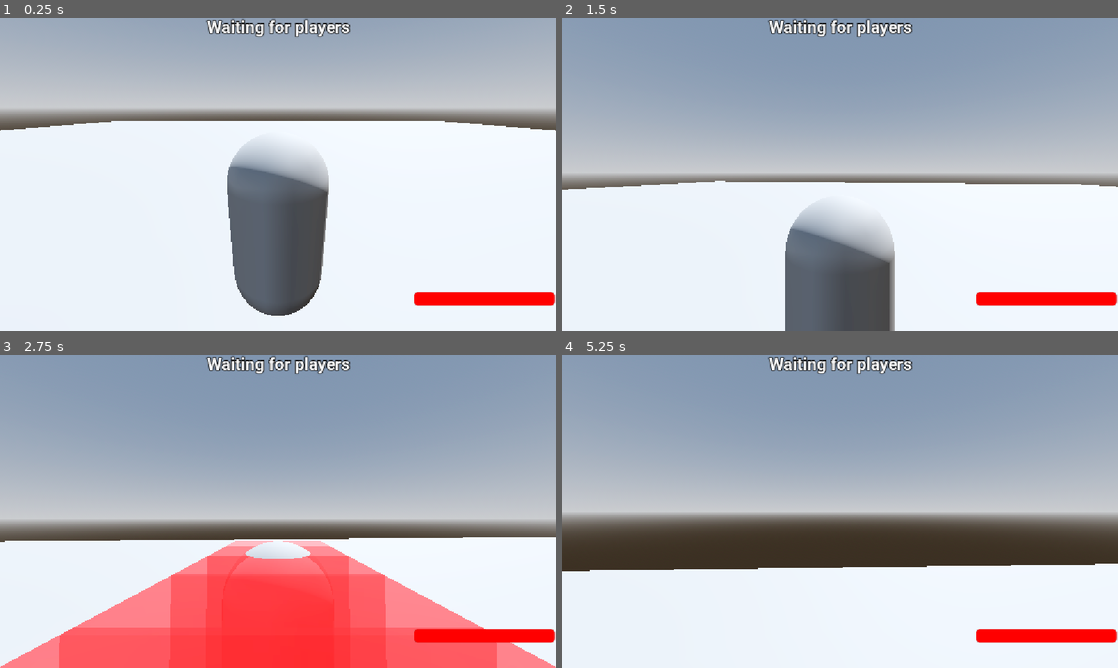
Above: before the commit, frames 1-4 (two rows, left to right).
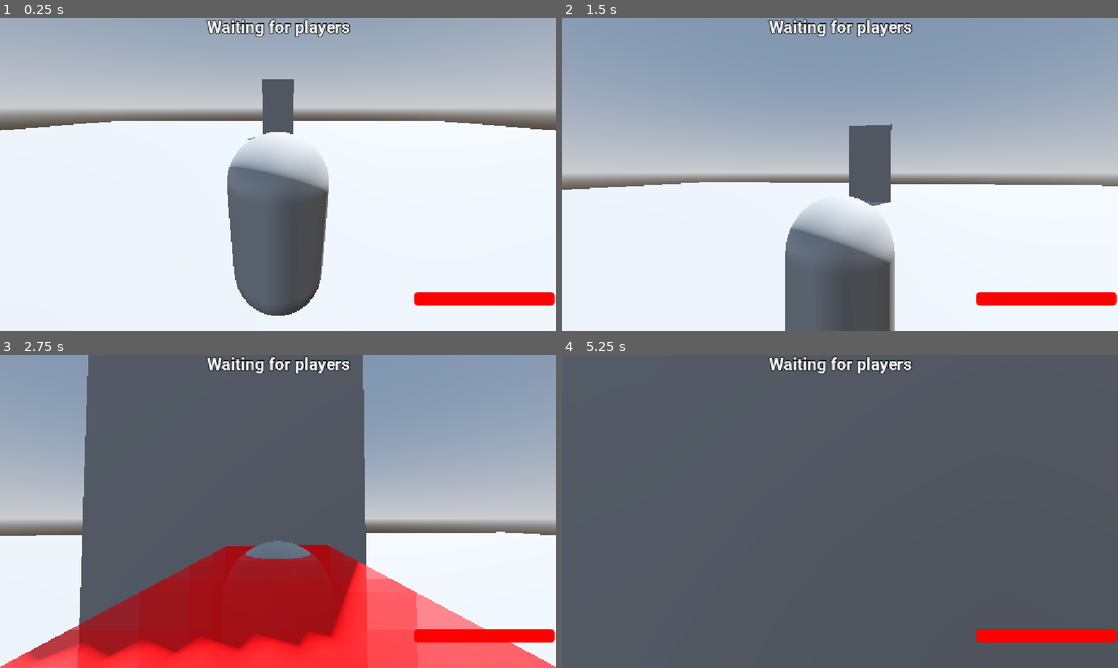
Above: after the commit, the same moments.

Repository: Virus01Official/forgotten_rewrite
Game: Godot game, scene res://main.tscn
The game is run twice, just before and just after one commit, with the same random seed, the same clock (stepped at 60 frames per second) and the same inputs.
Inputs (mouse positions are in pixels of both pictures, inside the frame that each line leads up to):
- Up to frame 1 (0.25 s): no input
- Up to frame 2 (1.5 s): move the mouse to (867, 174) at 0.52 s; hold Up (ui_up) from 0.53 s (still down); tap F (interact) at 0.6 s; move the mouse to (812, 174) at 1.27 s; tap Q (Ability1) at 1.35 s
- Up to frame 3 (2.75 s): keep holding Up (ui_up); tap F (interact) at 1.55, 2.3 s; move the mouse to (289, 505) at 2.02 s; hold E (Ability2) from 2.03 s (still down)
- Up to frame 4 (5.25 s): keep holding Up (ui_up); move the mouse to (834, 517) at 2.77 s; release E (Ability2) at 2.78 s; tap R (Ability3) at 2.85 s; tap F (interact) at 3.05, 3.8, 4.55 s; move the mouse to (878, 514) at 3.52 s; tap T (Ability4) at 3.6 s; move the mouse to (795, 508) at 4.27 s; click (795, 508) at 4.35 s; move the mouse to (845, 511) at 5.02 s; tap V (ChangeCam) at 5.1 s

The runs differ from the first frame. In frame 1, 0.9% of the frame differs, in the area x 44-53%, y 19-39%; in frame 2, 2.0%; in frame 3, 50%; in frame 4, 97%, in the area x 0-100%, y 0-100%.

Commit message:
added yixi's behead

Diff:
--- a/data/killers/yixi.json
+++ b/data/killers/yixi.json
@@ -24,11 +24,11 @@
   "abilities": [
 	{
 	  "id": "ability1",
-	  "name": "Void Grasp",
+	  "name": "Behead",
 	  "icon": "res://assets/textures/abilityTemplate.png",
-	  "cooldown": 15.0,
-	  "type": "mouse_attack",
-	  "damage": 50
+	  "cooldown": 0.0,
+	  "type": "behead",
+	  "damage": 25
 	},
 	{
 	  "id": "ability2",
--- a/project.godot
+++ b/project.godot
@@ -28,6 +28,7 @@
 
 generator=""
 players=""
+arcade=""
 
 [input]
 
--- a/scenes/lobby.tscn
+++ b/scenes/lobby.tscn
@@ -17,6 +17,12 @@
 
 [sub_resource type="BoxMesh" id="BoxMesh_o1atq"]
 
+[sub_resource type="BoxShape3D" id="BoxShape3D_5gu6x"]
+
+[sub_resource type="BoxShape3D" id="BoxShape3D_o1atq"]
+
+[sub_resource type="BoxMesh" id="BoxMesh_5gu6x"]
+
 [node name="Lobby" type="Node3D" unique_id=941177251]
 
 [node name="WorldEnvironment" type="WorldEnvironment" parent="." unique_id=224086015]
@@ -34,3 +40,17 @@
 
 [node name="MeshInstance3D" type="MeshInstance3D" parent="StaticBody3D/CollisionShape3D" unique_id=255123894]
 mesh = SubResource("BoxMesh_o1atq")
+
+[node name="Arcade" type="StaticBody3D" parent="." unique_id=1838670367]
+transform = Transform3D(3.233175, 0, 0, 0, 5.8788557, 0, 0, 0, 1, 0, 2.970337, -21.424582)
+
+[node name="Area3D" type="Area3D" parent="Arcade" unique_id=379343850 groups=["arcade"]]
+
+[node name="CollisionShape3D" type="CollisionShape3D" parent="Arcade/Area3D" unique_id=660280965]
+shape = SubResource("BoxShape3D_5gu6x")
+
+[node name="CollisionShape3D" type="CollisionShape3D" parent="Arcade" unique_id=1777058420]
+shape = SubResource("BoxShape3D_o1atq")
+
+[node name="MeshInstance3D" type="MeshInstance3D" parent="Arcade/CollisionShape3D" unique_id=1695265321]
+mesh = SubResource("BoxMesh_5gu6x")
--- a/scripts/ability_component.gd
+++ b/scripts/ability_component.gd
@@ -216,6 +216,32 @@
 			print("Full HP")
 		$"..".usingAbility = false
 
+	elif ability == "behead":
+		var hit_flag: Array = []
+
+		var forward = -$"..".transform.basis.z
+		forward.y = 0
+		forward = forward.normalized()
+		var dash_speed := 18.0
+		var dash_duration := 0.15
+		var elapsed := 0.0
+
+		while elapsed < dash_duration:
+			var delta = get_physics_process_delta_time()
+			elapsed += delta
+			$"..".velocity.x = forward.x * dash_speed
+			$"..".velocity.z = forward.z * dash_speed
+			$"..".move_and_slide()
+			await get_tree().physics_frame
+
+		for i in range(5):
+			var spawn_pos = $"..".global_position + -$"..".transform.basis.z * 1.0
+			spawn_pos.y -= 0.9
+			$"../..".add_hitbox(
+				$"..".hitboxes, spawn_pos, hit_flag, 25, "survivor", Vector3(1.0,1.0,1.0), $".."
+			)
+			await get_tree().create_timer(0.05).timeout
+
 	else:
 		print(ability)
 
--- a/scripts/player.gd
+++ b/scripts/player.gd
@@ -17,7 +17,7 @@
 
 var usingAbility = false
 var equipped_survivor = "swordman"
-var equipped_killer = "envy"
+var equipped_killer = "yixi"
 
 var stunned = false
 
@@ -54,6 +54,7 @@
 
 var interact_handlers := {
 	"generator": _interact_generator,
+	"arcade": _interact_arcade,
 }
 
 const COOLDOWN_ABILITY1 = 15.0
@@ -244,5 +245,8 @@
 func _interact_generator(_collider) -> void:
 	print("gen")
 
+func _interact_arcade(_collider) -> void:
+	print("gen")
+
 func abilityTimer_timeout():
 	usingAbility = false
Not shown, added: assets/music/chase_teto.mp3.import
Not shown, added: assets/music/lms_bunny.mp3.import
Not shown, added: assets/music/lms_teto.mp3.import
